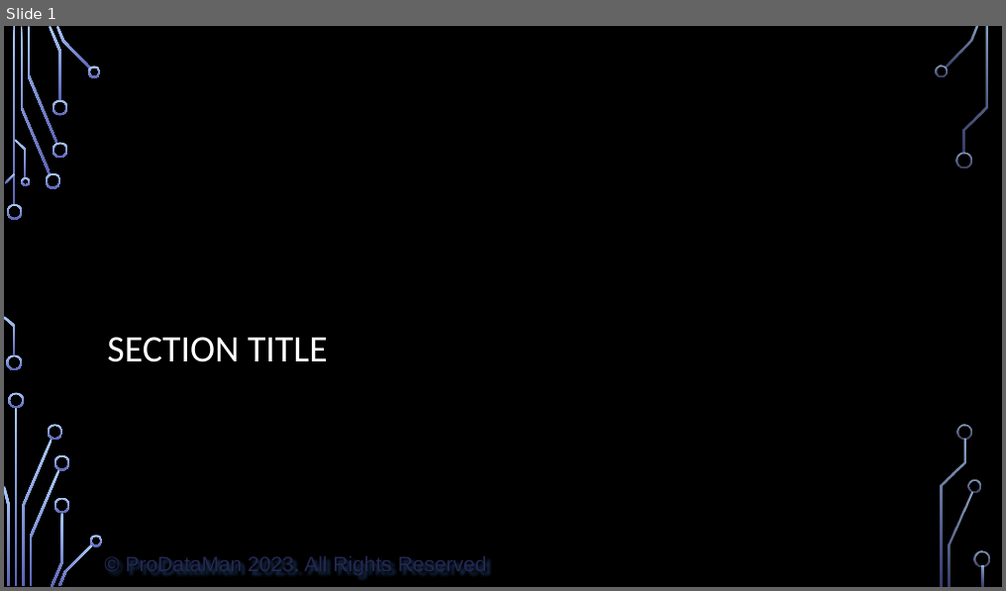
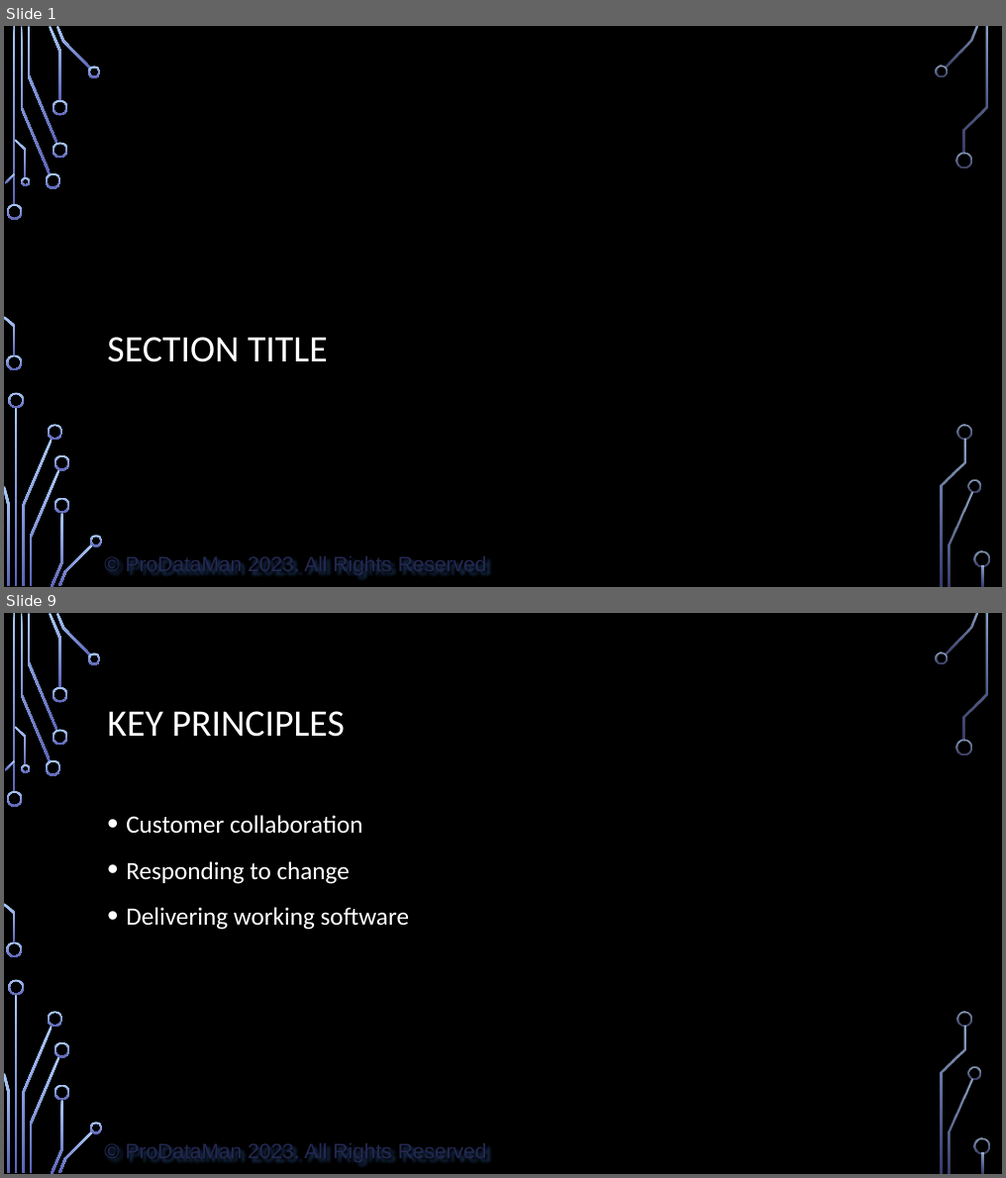
Before and after one commit to ProDataMan/Course-Outlines, a slide deck: Sample PowerPoint with Notes.pptx. Shown one above the other, each under a label of ours: slide 1 before the commit, slides 1 and 9 after it; the slides between them are not shown. The pictures are 1006x591 and 1006x1178 pixels, drawn with LibreOffice and Linux fonts; fonts in the diff are those of the drawing; background and template pictures are left out. Boxes give left, top, right and bottom in pixels: in the first picture for what was removed or moved away, otherwise in the second. Text is boxed around its words. In the diff, an @@ line names an element or a change of style, - is before the commit and + after.

```diff
--- a/Sample PowerPoint with Notes.pptx
+++ b/Sample PowerPoint with Notes.pptx
@@ slide 9 added at [4, 613, 1002, 1174], background picture (left out); not listed: 37 template elements that a slide beside it also shows @@
@@ title added at [107, 711, 345, 737], 27 pt, text #FFFFFF @@
+KEY PRINCIPLES
@@ text added at [126, 815, 409, 930], 18 pt, text #FFFFFF @@
+• Customer collaboration
+• Responding to change
+• Delivering working software
```
Also in this commit, not shown: 1 slide changed, 20 other slides added, 4 slides removed, 3 other files.
